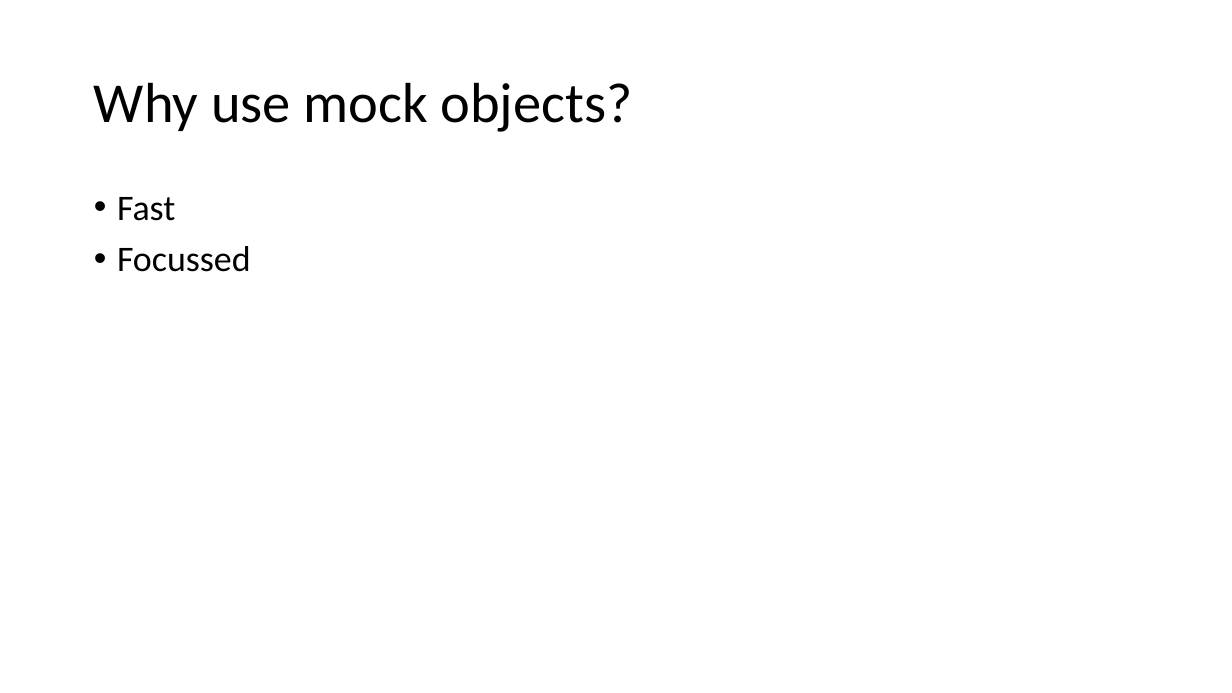
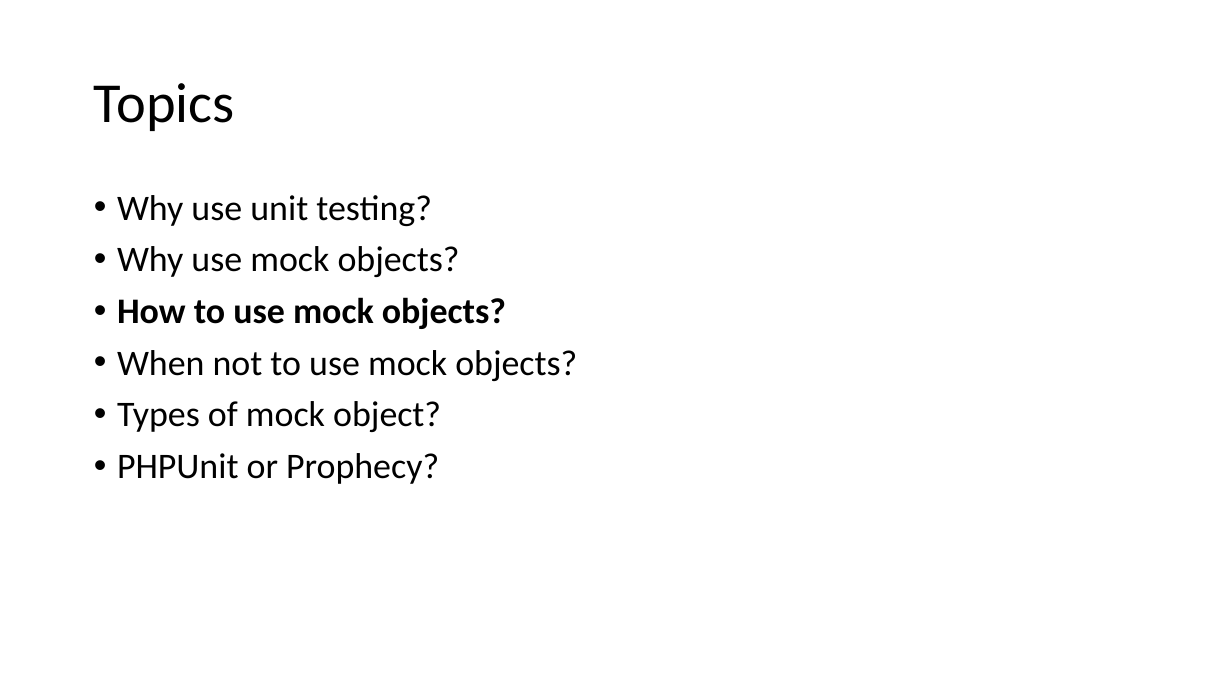
Before and after one commit to docljn/phpunit-or-prophecy-for-mocks, a slide deck: slide 10 of Creating Unit Test Mocks - PHPUnit or Prophecy.odp (slide 9 before the commit). Drawn at 1232x693 pixels with LibreOffice and Linux fonts; fonts in the diff are those of the drawing. Boxes give left, top, right and bottom in pixels: in the first picture for what was removed or moved away, otherwise in the second. Text is boxed around its words. In the diff, an @@ line names an element or a change of style, - is before the commit and + after.

```diff
--- a/Creating Unit Test Mocks - PHPUnit or Prophecy.odp
+++ b/Creating Unit Test Mocks - PHPUnit or Prophecy.odp
@@ title at box(94, 83, 235, 131): text changed @@
-Why use mock objects?
+Topics
@@ text at box(117, 195, 577, 484): text changed @@
-• Fast
-• Focussed
+• Why use unit testing?
+• Why use mock objects?
+• How to use mock objects?
+• When not to use mock objects?
+• Types of mock object?
+• PHPUnit or Prophecy?
```
Also in this commit, not shown: 7 other slides changed, 2 slides added, 1 other file.
